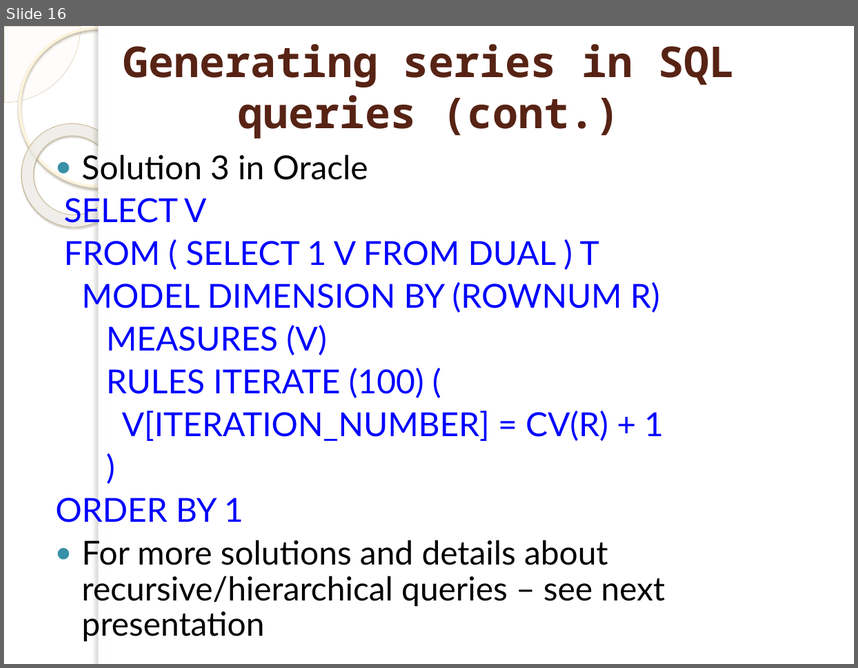
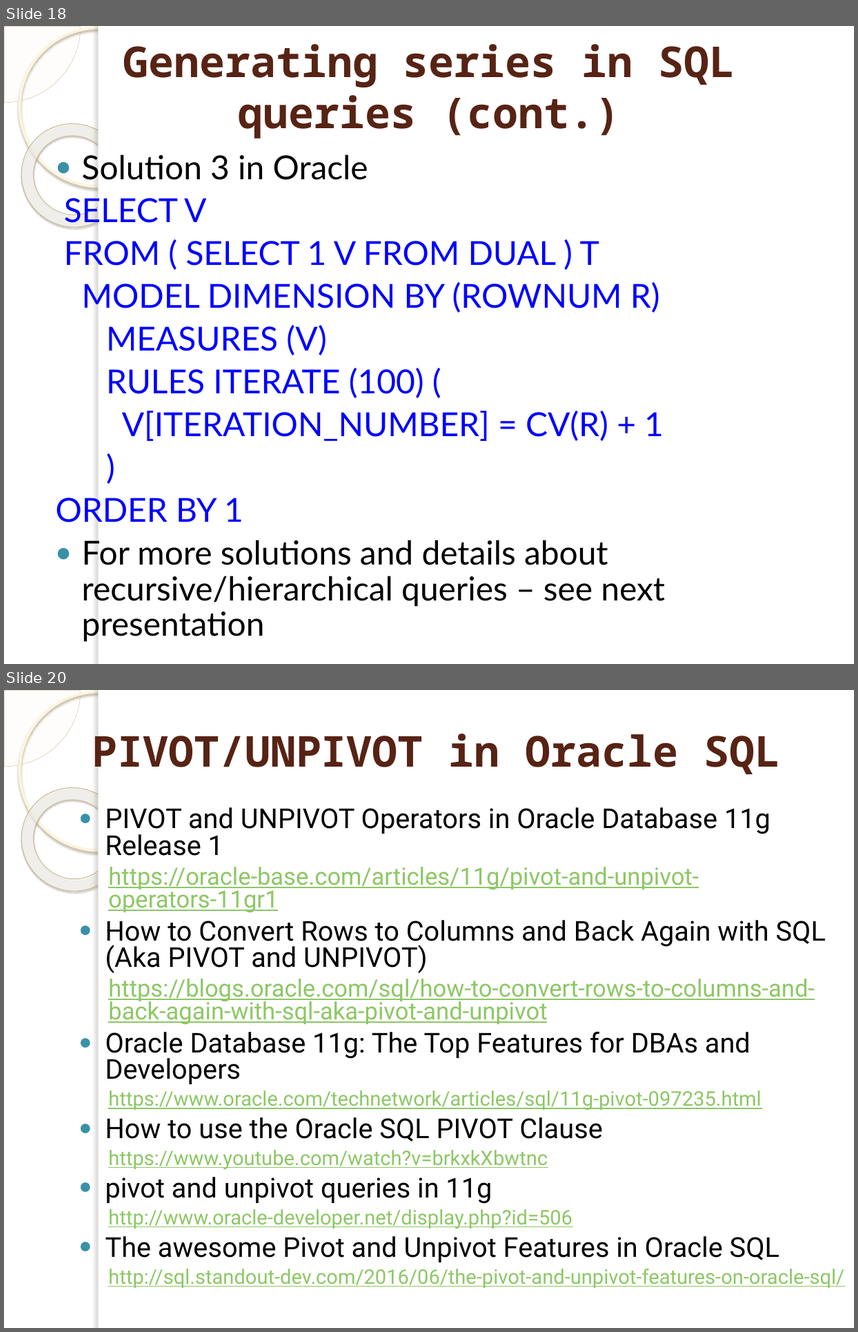
Before and after one commit to marinfotache/Database-Logic-in-Business-Applications, a slide deck: 01_Oracle SQL/01-01__SQL recap.pptx. Shown one above the other, each under a label of ours: slide 16 before the commit, slides 18 and 20 after it; the slides between them are not shown. The pictures are 858x668 and 858x1332 pixels, drawn with LibreOffice and Linux fonts; fonts in the diff are those of the drawing; background and template pictures are left out. Boxes give left, top, right and bottom in pixels: in the first picture for what was removed or moved away, otherwise in the second. Text is boxed around its words. In the diff, an @@ line names an element or a change of style, - is before the commit and + after.

```diff
--- a/01_Oracle SQL/01-01__SQL recap.pptx
+++ b/01_Oracle SQL/01-01__SQL recap.pptx
@@ slide 20 added at (x1=4, y1=690, x2=854, y2=1328), background picture (left out); not listed: 5 template elements that a slide beside it also shows @@
@@ title added at (x1=92, y1=733, x2=780, y2=774), 36 pt, text #572314, bold @@
+PIVOT/UNPIVOT in Oracle SQL
@@ text added at (x1=105, y1=807, x2=844, y2=1288), 23.2 pt, text #8DC765, underline @@
+● PIVOT and UNPIVOT Operators in Oracle Database 11g Release 1
+  https://oracle-base.com/articles/11g/pivot-and-unpivot-operators-11gr1
+● How to Convert Rows to Columns and Back Again with SQL (Aka PIVOT and UNPIVOT)
+  https://blogs.oracle.com/sql/how-to-convert-rows-to-columns-and-back-again-with-sql-aka-pivot-and-unpivot
+● Oracle Database 11g: The Top Features for DBAs and Developers
+  https://www.oracle.com/technetwork/articles/sql/11g-pivot-097235.html
+● How to use the Oracle SQL PIVOT Clause
+  https://www.youtube.com/watch?v=brkxkXbwtnc
+● pivot and unpivot queries in 11g
+  http://www.oracle-developer.net/display.php?id=506
+● The awesome Pivot and Unpivot Features in Oracle SQL
+  http://sql.standout-dev.com/2016/06/the-pivot-and-unpivot-features-on-oracle-sql/
@@ what was slide 16 is now slide 18 @@
```
Also in this commit, not shown: 2 slides changed, 2 other slides added.
